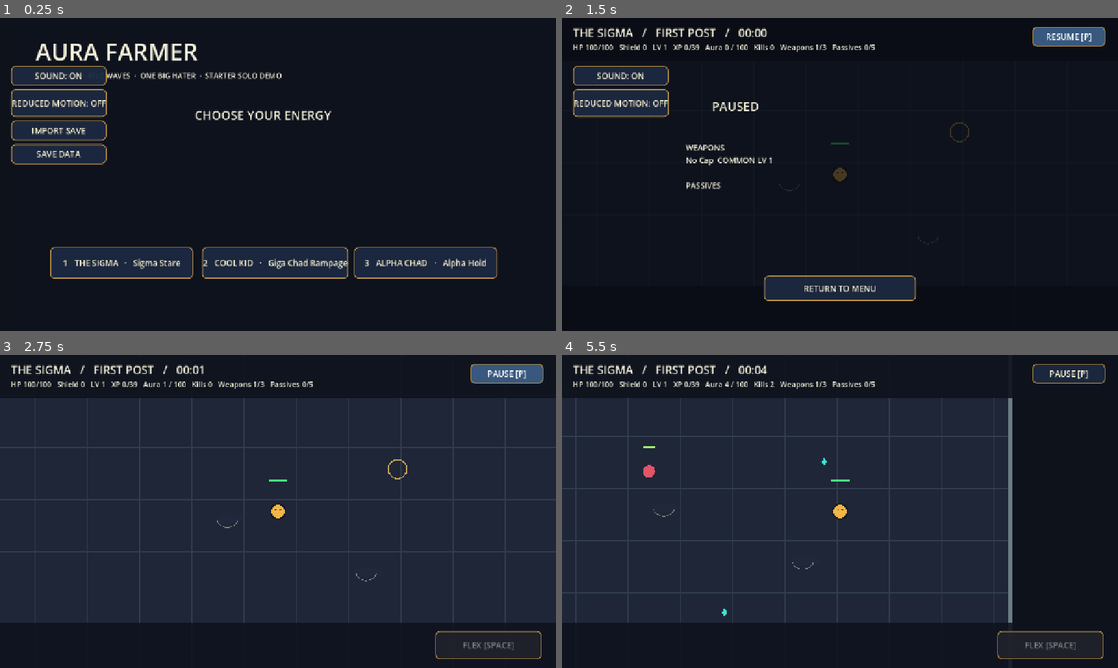
Above: before the commit, frames 1-4 (two rows, left to right).
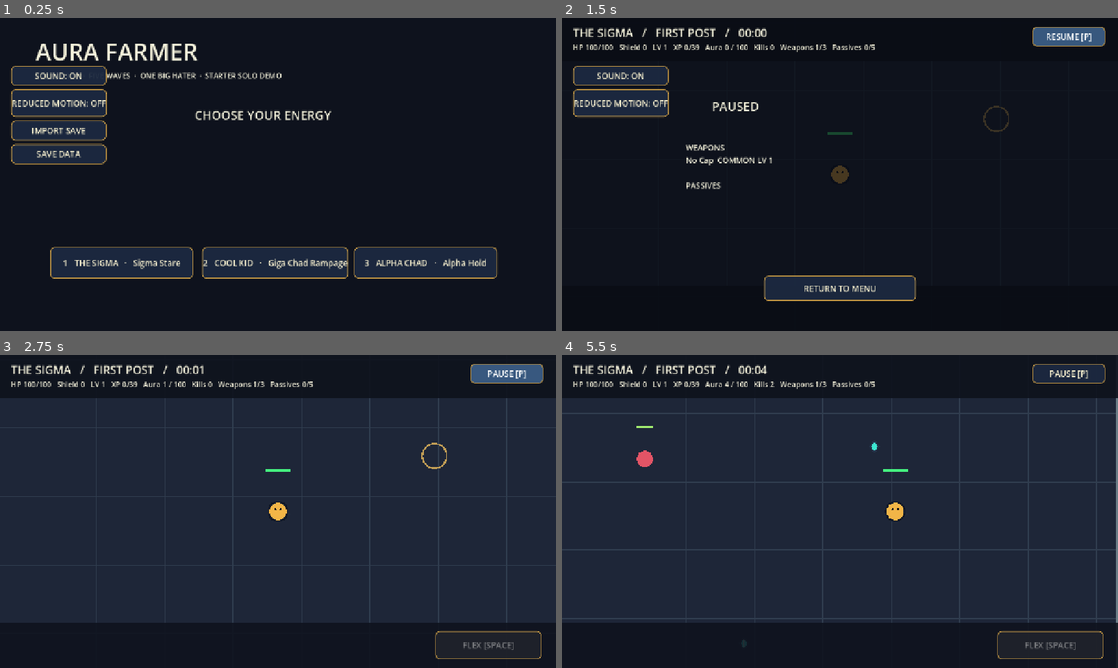
Above: after the commit, the same moments.

Repository: pedro-ai-coder/aura-farmer-godot
Game: Godot game, scene res://scenes/main.tscn
Two runs of this game, one before a commit and one after it. Both use one fixed random seed, a clock stepped at 60 frames per second and the inputs below.
Inputs (mouse positions are in pixels of both pictures, inside the frame that each line leads up to):
- Up to frame 1 (0.25 s): no input
- Up to frame 2 (1.5 s): click "1 THE SIGMA · Sigma Stare" at 0.5 s; click "PAUSE [P]" at 1.25 s
- Up to frame 3 (2.75 s): click "RESUME [P]" at 2 s
- Up to frame 4 (5.5 s): move the mouse to (962, 495) at 2.77 s; hold Right (ui_right) 2.78-3.5 s; tap 1 at 2.85, 4.35 s; click (962, 495) at 2.92 s; tap 3 at 3.05, 4.55 s; drag from (728, 527) to (812, 574) at 3.52 s; move the mouse to (895, 442) at 4.27 s; hold Right (ui_right) 4.28-5 s; drag from (812, 574) to (673, 464) at 5.02 s

The runs differ from the first frame. In frame 2, 0.2% of the frame differs, in the area x 47-81%, y 28-53%; in frame 3, 0.3%; in frame 4, 15%, in the area x 13-100%, y 13-94%.

Commit message:
G2.0: restore exact static-cover artwork and bounded responsive camera

Diff:
--- a/assets/approved-assets.json
+++ b/assets/approved-assets.json
@@ -1,7 +1,7 @@
 {
   "source_repo": "pedro-ai-coder/aura-farmer",
   "source_commit": "fdbc67b9d79b1d2bfbbcaad40305da1677bc626f",
-  "art_direction": "Cartoon Arcade / Option A — original approved source and runtime sprite atlases",
+  "art_direction": "Cartoon Arcade / Option A \u2014 original approved source and runtime sprite atlases",
   "assets": [
     {
       "source_path": "public/assets/cartoon/option-a-v1/maps/ruin-alley.png",
@@ -121,6 +121,13 @@
       "destination": "assets/approved/haters-v2.png",
       "bytes": 2319510,
       "git_blob_sha1": "7f35a57dda8aebd3050ee040e2799321b86cdef5"
+    },
+    {
+      "source_path": "public/assets/runtime/enemies.png",
+      "destination": "assets/approved/enemies.png",
+      "bytes": 2305628,
+      "git_blob_sha1": "6a735dbb233c5d90a5b96be4ebd62572910ba0f2",
+      "sha256": "8b3f015c27e236ad1440d0374fb4c34cbf12f01d97aad1c3929fbf9fd2405e34"
     }
   ]
 }
--- a/scripts/approved_visuals.gd
+++ b/scripts/approved_visuals.gd
@@ -22,7 +22,7 @@
         "ruin-alley", "main-menu", "sigma", "cool-kid", "alpha",
         "phone-guy", "hater", "big-hater", "sigma-atlas", "cool-kid-atlas",
         "alpha-atlas", "cool-kid-flex-v2", "cool-kid-rear-v2", "alpha-rear-v2",
-        "enemies-a-v2", "enemies-b-v2", "events-v2", "haters-v2"
+        "enemies-a-v2", "enemies-b-v2", "events-v2", "haters-v2", "enemies"
     ]:
         var path: String = ROOT + asset_name + ".png"
         if ResourceLoader.exists(path):
@@ -173,3 +173,14 @@
     canvas.draw_texture_rect(image, Rect2(-pivot * scale, image.get_size() * scale), false)
     canvas.draw_set_transform(Vector2.ZERO)
     return true
+
+func cover_region() -> Rect2:
+    var atlas := texture("enemies")
+    if atlas == null: return Rect2()
+    var size := atlas.get_size()
+    return Rect2(roundf(size.x * 0.5), roundf(size.y * 0.75), floorf(size.x / 4.0), floorf(size.y / 4.0))
+
+func draw_cover(canvas: CanvasItem, position: Vector2) -> void:
+    var atlas := texture("enemies")
+    if atlas != null:
+        canvas.draw_texture_rect_region(atlas, Rect2(position - Vector2(40,68), Vector2(80,80)), cover_region())
--- /dev/null
+++ b/scripts/camera_framing.gd
@@ -0,0 +1,18 @@
+class_name CameraFraming
+extends RefCounted
+
+## Phaser camera-follow.ts landscape targets; clamped to the approved map image.
+const WORLD := Vector2(1448,1086)
+
+static func zoom_for(view: Vector2, touch: bool = false) -> float:
+    if view.x <= 0.0 or view.y <= 0.0: return 1.0
+    var desired := Vector2(1120,510) if touch else Vector2(1040,585)
+    return maxf(maxf(view.x / WORLD.x, view.y / WORLD.y), minf(view.x / desired.x, view.y / desired.y))
+
+static func clamp_center(point: Vector2, view: Vector2, zoom: float) -> Vector2:
+    var half := view / maxf(zoom, 0.001) * 0.5
+    return Vector2(clampf(point.x, half.x, WORLD.x - half.x), clampf(point.y, half.y, WORLD.y - half.y))
+
+static func follow(previous: Vector2, target: Vector2, delta: float) -> Vector2:
+    if not is_finite(delta) or delta <= 0.0: return previous
+    return previous.lerp(target, 1.0 - exp(-10.0 * minf(delta, 0.1)))
--- a/scripts/solo_run.gd
+++ b/scripts/solo_run.gd
@@ -1,5 +1,6 @@
 extends Node2D
 
+const CameraFramingScript = preload("res://scripts/camera_framing.gd")
 const ProfileStoreScript = preload("res://scripts/profile_store.gd")
 const ApprovedVisualsScript = preload("res://scripts/approved_visuals.gd")
 const FloatingJoystickScript = preload("res://scripts/floating_joystick.gd")
@@ -153,7 +154,10 @@
     _load_profile()
     camera = Camera2D.new()
     camera.enabled = true
-    camera.zoom = Vector2(0.94, 0.94)
+    camera.limit_left = 0
+    camera.limit_top = 0
+    camera.limit_right = int(FIELD.size.x)
+    camera.limit_bottom = int(FIELD.size.y)
     add_child(camera)
     layer = CanvasLayer.new()
     add_child(layer)
@@ -440,7 +444,7 @@
     mode = "playing"
     _show_ui()
     _update_text()
-    camera.position = player_pos
+    _update_camera(0.0, true)
 
 func _process(delta: float) -> void:
     if mode == "playing":
@@ -454,12 +458,20 @@
         effect["life"] = float(effect["life"]) - delta
         if float(effect["life"]) <= 0.0:
             attack_visuals.erase(effect)
-    camera.position = player_pos if bool(profile["settings"]["reducedMotion"]) else camera.position.lerp(player_pos, minf(1.0, delta * 8.0))
+    _update_camera(delta)
     status_timer -= delta
     if status_timer <= 0.0:
         status_timer = 0.10
         _update_text()
     queue_redraw()
+
+func _update_camera(delta: float, snap: bool = false) -> void:
+    var view := get_viewport_rect().size
+    var zoom_value: float = CameraFramingScript.zoom_for(view, OS.has_feature("mobile") or touch_active)
+    camera.zoom = Vector2.ONE * zoom_value
+    var target: Vector2 = CameraFramingScript.clamp_center(player_pos, view, zoom_value)
+    var center: Vector2 = target if snap or bool(profile["settings"]["reducedMotion"]) else CameraFramingScript.follow(camera.position, target, delta)
+    camera.position = CameraFramingScript.clamp_center(center, view, zoom_value)
 
 func _advance(dt: float) -> void:
     if mode != "playing":
@@ -1782,11 +1794,6 @@
         for gy in range(0, 1087, 128):
             draw_line(Vector2(0, gy), Vector2(FIELD.size.x, gy), Color(0.19, 0.24, 0.31), 2.0)
     draw_rect(FIELD, Color(0.42, 0.49, 0.53), false, 10.0)
-    # Approved map remains visible: ground contacts indicate solid covers,
-    # instead of drawing unrelated opaque grey debug discs over the painting.
-    for cover: Vector2 in COVERS:
-        _draw_contact_shadow(cover + Vector2(4, 3), 34.0)
-        draw_arc(cover + Vector2(0, 1), 28.0, PI * 0.12, PI * 0.88, 16, Color(0.97, 0.93, 0.80, 0.42), 2.0)
     for drop: Dictionary in pickups:
         _draw_pickup(drop)
     for zone: Dictionary in hazard_zones:
@@ -1811,30 +1818,6 @@
         var shot_dir: Vector2 = shot["dir"]
         draw_line(shot_pos - shot_dir * 16.0, shot_pos, Color(0.89, 0.45, 0.38), 6.0)
         draw_circle(shot_pos, 5.0, Color(1.0, 0.45, 0.49))
-    for e: Dictionary in enemies:
-        if run_time < float(e.get("born", 0.0)):
-            draw_arc(e["pos"], float(e["radius"]) + 8.0, 0.0, TAU, 32, Color(0.97, 0.77, 0.37, 0.75), 3.0)
-            continue
-        var radius: float = float(e["radius"])
-        var color := Color(0.89, 0.33, 0.40)
-        if e["kind"] == "hater" or e["kind"] == "ping-sniper":
-            color = Color(0.92, 0.49, 0.64)
-        elif SoloEnemyRulesScript.is_event(str(e["kind"])):
-            color = Color(0.79, 0.38, 0.98)
-        elif e["kind"] == "boss":
-            color = Color(0.99, 0.30, 0.25)
-        if e["phase"] == "warning" or e["phase"] == "charge-warning":
-            var locked: Vector2 = e["locked_direction"]
-            draw_line(Vector2(e["pos"]), Vector2(e["pos"]) + locked * 420.0, Color(1.0, 0.58, 0.24, 0.70), 3.0)
-        if float(e.get("shield", 0.0)) > 0.0 and run_time < float(e.get("shield_until", 0.0)):
-            draw_arc(e["pos"], radius + 6.0, 0.0, TAU, 32, Color(0.50, 0.81, 0.98), 3.0)
-        _draw_contact_shadow(e["pos"], radius)
-        if not art.draw_enemy(self, e, run_time):
-            draw_circle(e["pos"], radius, color)
-        var sprite_height := maxf(52.0, radius * (2.6 if bool(SoloEnemyRulesScript.DATA[e["kind"]]["boss"]) else 3.1))
-        var bar_pos: Vector2 = e["pos"] + Vector2(-radius, -sprite_height - 10.0)
-        draw_rect(Rect2(bar_pos, Vector2(radius * 2.0, 5.0)), Color(0.13, 0.11, 0.13))
-        draw_rect(Rect2(bar_pos, Vector2(radius * 2.0 * maxf(0.0, float(e["hp"]) / float(e["max"])), 5.0)), Color(0.63, 0.92, 0.44))
     for area: Dictionary in weapon_areas:
         if area.get("shape", "sector") == "line":
             draw_line(area["center"], Vector2(area["center"]) + Vector2(area["facing"]) * float(area["radius"]), Color(0.97, 0.77, 0.37, 0.65), 3.0)
@@ -1855,6 +1838,44 @@
         WeaponVisualsScript.draw_attack(self, effect)
     if flex_time > 0.0:
         draw_arc(player_pos, 26.0, 0.0, TAU, 36, Color(1.0, 0.89, 0.36), 5.0)
+    _draw_depth_actors()
+
+func _draw_depth_actors() -> void:
+    var actors: Array[Dictionary] = [{"kind":"hero", "pos":player_pos}]
+    for cover: Vector2 in COVERS: actors.append({"kind":"cover", "pos":cover})
+    for enemy: Dictionary in enemies: actors.append({"kind":"enemy", "pos":enemy["pos"], "enemy":enemy})
+    actors.sort_custom(func(a: Dictionary, b: Dictionary) -> bool: return Vector2(a["pos"]).y < Vector2(b["pos"]).y)
+    for actor: Dictionary in actors:
+        if actor["kind"] == "hero": _draw_hero_actor()
+        elif actor["kind"] == "cover": art.draw_cover(self, actor["pos"])
+        else: _draw_enemy_actor(actor["enemy"])
+
+func _draw_enemy_actor(e: Dictionary) -> void:
+    if run_time < float(e.get("born", 0.0)):
+        draw_arc(e["pos"], float(e["radius"]) + 8.0, 0.0, TAU, 32, Color(0.97, 0.77, 0.37, 0.75), 3.0)
+        return
+    var radius: float = float(e["radius"])
+    var color := Color(0.89, 0.33, 0.40)
+    if e["kind"] == "hater" or e["kind"] == "ping-sniper":
+        color = Color(0.92, 0.49, 0.64)
+    elif SoloEnemyRulesScript.is_event(str(e["kind"])):
+        color = Color(0.79, 0.38, 0.98)
+    elif e["kind"] == "boss":
+        color = Color(0.99, 0.30, 0.25)
+    if e["phase"] == "warning" or e["phase"] == "charge-warning":
+        var locked: Vector2 = e["locked_direction"]
+        draw_line(Vector2(e["pos"]), Vector2(e["pos"]) + locked * 420.0, Color(1.0, 0.58, 0.24, 0.70), 3.0)
+    if float(e.get("shield", 0.0)) > 0.0 and run_time < float(e.get("shield_until", 0.0)):
+        draw_arc(e["pos"], radius + 6.0, 0.0, TAU, 32, Color(0.50, 0.81, 0.98), 3.0)
+    _draw_contact_shadow(e["pos"], radius)
+    if not art.draw_enemy(self, e, run_time):
+        draw_circle(e["pos"], radius, color)
+    var sprite_height := maxf(52.0, radius * (2.6 if bool(SoloEnemyRulesScript.DATA[e["kind"]]["boss"]) else 3.1))
+    var bar_pos: Vector2 = e["pos"] + Vector2(-radius, -sprite_height - 10.0)
+    draw_rect(Rect2(bar_pos, Vector2(radius * 2.0, 5.0)), Color(0.13, 0.11, 0.13))
+    draw_rect(Rect2(bar_pos, Vector2(radius * 2.0 * maxf(0.0, float(e["hp"]) / float(e["max"])), 5.0)), Color(0.63, 0.92, 0.44))
+
+func _draw_hero_actor() -> void:
     _draw_contact_shadow(player_pos, 19.0)
     if not art.draw_hero(self, player_pos, str(hero["id"]), run_time, movement_direction, flex_time > 0.0, attack_flash > 0.0):
         draw_circle(player_pos, 16.0, hero["color"])
--- a/tests/test_approved_visuals.gd
+++ b/tests/test_approved_visuals.gd
@@ -14,7 +14,7 @@
         "sigma-atlas", "cool-kid-atlas", "alpha-atlas",
         "cool-kid-flex-v2", "cool-kid-rear-v2", "alpha-rear-v2",
         "phone-guy", "hater", "big-hater",
-        "enemies-a-v2", "enemies-b-v2", "events-v2", "haters-v2"
+        "enemies-a-v2", "enemies-b-v2", "events-v2", "haters-v2", "enemies"
     ]
     var missing: Array[String] = []
     for name in required:
@@ -34,7 +34,7 @@
             if sprite == null or sprite.get_width() <= 0 or sprite.get_height() <= 0:
                 missing.append(kind + " (frame " + str(frame) + ")")
     if missing.is_empty():
-        print("PASS: All 18 approved art assets and 17 enemy animations loaded as Godot textures")
+        print("PASS: All 19 approved art assets and 17 enemy animations loaded as Godot textures")
         quit(0)
     else:
         for name in missing:
--- /dev/null
+++ b/tests/test_camera_cover.gd
@@ -0,0 +1,33 @@
+extends SceneTree
+var failures: Array[String] = []
+func _initialize() -> void: call_deferred("_verify")
+func _expect(ok: bool, text: String) -> void:
+    if not ok: failures.append(text)
+func _verify() -> void:
+    var framing = load("res://scripts/camera_framing.gd")
+    for view in [Vector2(1280,720),Vector2(1920,1080),Vector2(2400,700),Vector2(915,412),Vector2(844,390),Vector2(390,844)]:
+        for touch in [false,true]:
+            var zoom_value: float = framing.zoom_for(view,touch)
+            for target in [Vector2.ZERO,Vector2(1448,1086),Vector2(724,540),Vector2(234,448)]:
+                var center: Vector2 = framing.clamp_center(target,view,zoom_value)
+                var half: Vector2 = view / zoom_value / 2.0
+                _expect(center.x-half.x >= -0.001 and center.y-half.y >= -0.001 and center.x+half.x <= 1448.001 and center.y+half.y <= 1086.001, "Camera view remains inside approved image at every edge and aspect ratio")
+    var at60 := Vector2(300,250)
+    var at10 := at60
+    for i in range(60): at60 = framing.follow(at60,Vector2(900,610),1.0/60.0)
+    for i in range(10): at10 = framing.follow(at10,Vector2(900,610),0.1)
+    _expect(at60.distance_to(at10) < 0.001,"Camera smoothing is independent of frame rate")
+    var game = load("res://scenes/main.tscn").instantiate()
+    root.add_child(game)
+    var atlas: Texture2D = game.art.texture("enemies")
+    var size := atlas.get_size()
+    _expect(game.art.cover_region() == Rect2(roundf(size.x/2),roundf(size.y*0.75),floorf(size.x/4),floorf(size.y/4)), "Cover uses exact approved frame 14")
+    var world = load("res://scripts/solo_world_rules.gd")
+    _expect(world.COVERS[0]["pos"] == Vector2(600,550) and world.COVERS[1]["pos"] == Vector2(940,680), "Cover centers remain unchanged")
+    _expect(not world.clear_line(Vector2(520,550),Vector2(680,550)),"Cover still blocks projectile sightlines")
+    _expect(world.move(Vector2(550,550),Vector2(25,0)) == Vector2(550,550),"Cover still blocks actor movement")
+    game.queue_free()
+    if failures.is_empty(): print("PASS: Six viewport camera bounds, time-based follow and exact static-cover sprite/geometry"); quit(0)
+    else:
+        for failure in failures: push_error(failure)
+        quit(1)
Not shown, changed: docs/MIGRATION_PROGRESS.md
Not shown, changed: scripts/validate.sh
